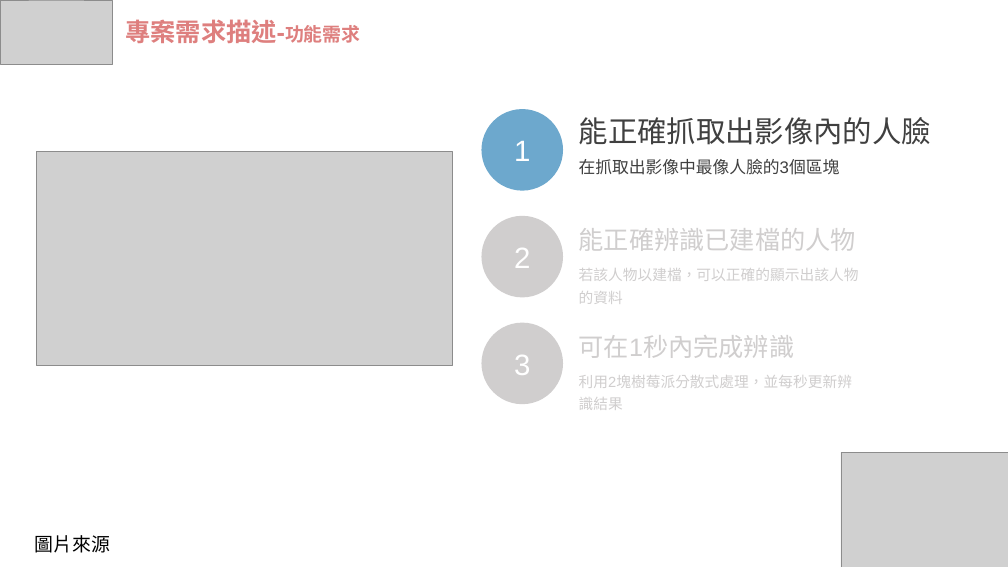
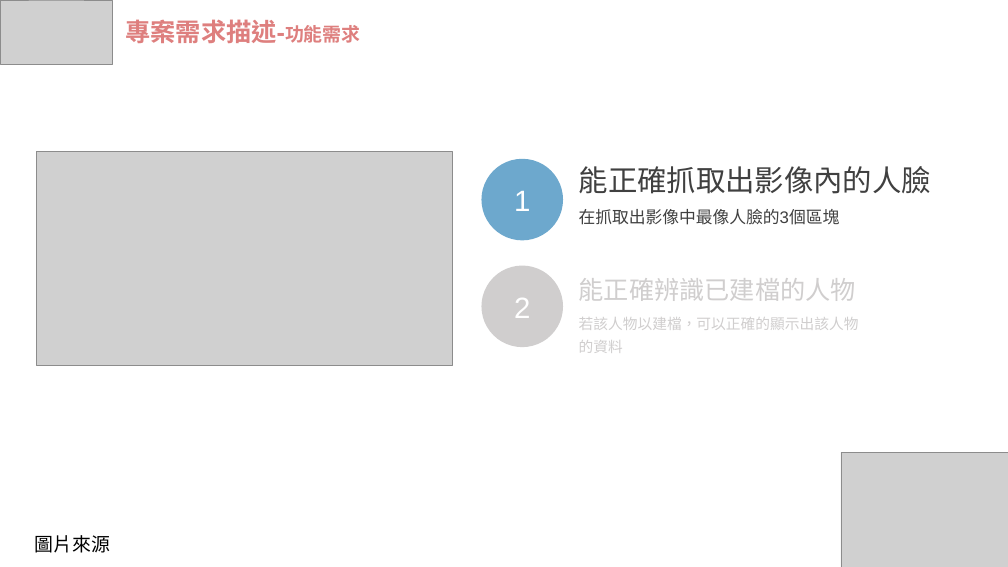
Before and after one commit to wasteee/Embedded-Image-Processing-final, a slide deck: slide 4 of IP_FRS.pptx. Drawn at 1008x567 pixels with LibreOffice and Linux fonts; fonts in the diff are those of the drawing; grey boxes stand for pictures. Boxes give left, top, right and bottom in pixels: in the first picture for what was removed or moved away, otherwise in the second. Text is boxed around its words. In the diff, an @@ line names an element or a change of style, - is before the commit and + after.

```diff
--- a/IP_FRS.pptx
+++ b/IP_FRS.pptx
@@ ellipse removed at (x1=482, y1=323, x2=563, y2=405) @@
-3
@@ 4 texts, 2 ellipses moved together from (x1=482, y1=109, x2=931, y2=304) to (x1=482, y1=159, x2=931, y2=353) @@
@@ text removed at (x1=579, y1=335, x2=795, y2=358) @@
-可在1秒內完成辨識
@@ text removed at (x1=579, y1=375, x2=852, y2=410) @@
-利用2塊樹莓派分散式處理，並每秒更新辨識結果
```
Also in this commit, not shown: 4 other slides changed, 1 slide removed.
